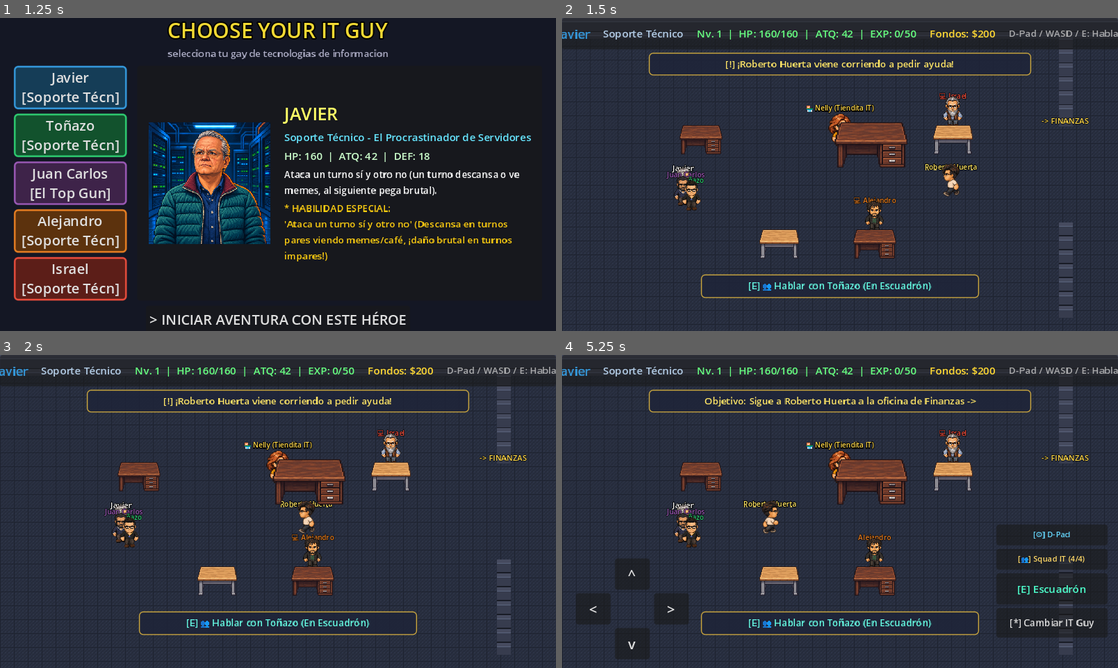
Above: before the commit, frames 1-4 (two rows, left to right).
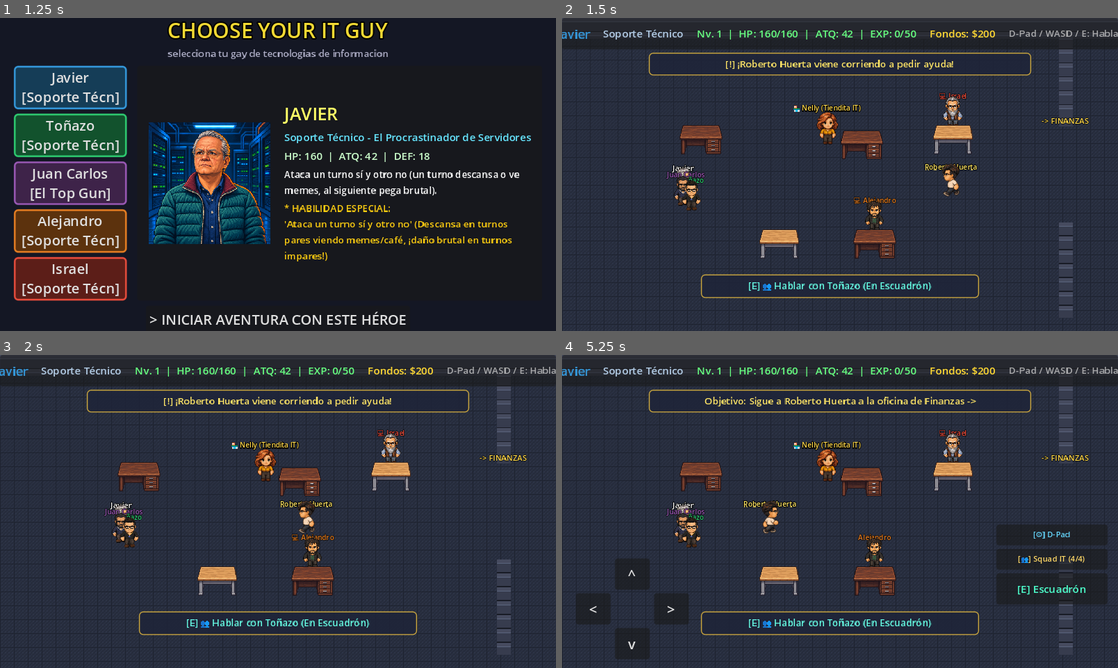
Above: after the commit, the same moments.

Repository: nevalova/it-adventures
Game: Godot game, scene res://scenes/title_screen.tscn
Same seed, same stepped clock (60 frames per second), same inputs: the game is played once before the commit and once after it.
Inputs (mouse positions are in pixels of both pictures, inside the frame that each line leads up to):
- Up to frame 1 (1.25 s): click "▶ INICIAR PARTIDA" at 0.5 s
- Up to frame 2 (1.5 s): click "> INICIAR AVENTURA CON ESTE H…" at 1.25 s
- Up to frame 3 (2 s): no input
- Up to frame 4 (5.25 s): tap Enter (ui_accept) at 2, 2.27, 5 s; move the mouse to (962, 495) at 2.02 s; hold Right (ui_right) 2.03-2.75 s; tap Space at 2.1 s; click (962, 495) at 2.17 s; click "Continuar >" at 2.75 s; click "+ Reclutar" at 3.5 s; click "Guardar y Regresar" at 4.25 s; drag from (728, 527) to (840, 483) at 5.02 s

Frame 1 is identical in both runs. In frame 2, 1.8% of the frame differs, in the area x 41-63%, y 27-48%; in frame 3, 1.8%; in frame 4, 2.6%, in the area x 41-99%, y 27-91%.

Commit message:
fix: corregir spritesheets de NPCs, ajustar mesa de Nelly, renombrar a Personaje Legalmente Seguro, mover dialogo de derrota del dragon a la batalla y quitar boton cambiar it guy

Diff:
--- a/scenes/overworld.tscn
+++ b/scenes/overworld.tscn
@@ -268,8 +268,8 @@
 
 [node name="DeskIT2" type="Sprite2D" parent="EnvironmentProps"]
 texture_filter = 1
-position = Vector2(356, 146)
-scale = Vector2(0.24, 0.22)
+position = Vector2(345, 146)
+scale = Vector2(0.14, 0.14)
 texture = ExtResource("12_desk_office")
 
 [node name="DeskIT3" type="Sprite2D" parent="EnvironmentProps"]
@@ -772,12 +772,12 @@
 
 [node name="Nelly" type="Node2D" parent="."]
 y_sort_enabled = true
-position = Vector2(320, 146)
+position = Vector2(305, 146)
 
 [node name="Sprite2D" type="Sprite2D" parent="Nelly"]
 texture_filter = 1
-position = Vector2(0, -21)
-scale = Vector2(0.52, 0.52)
+position = Vector2(0, -20)
+scale = Vector2(0.48, 0.48)
 texture = ExtResource("18_nelly_spr")
 hframes = 4
 vframes = 12
@@ -972,7 +972,7 @@
 theme_override_colors/font_outline_color = Color(0, 0, 0, 1)
 theme_override_constants/outline_size = 3
 theme_override_font_sizes/font_size = 8
-text = "[!] Director de Redes"
+text = "[!] Personaje Legalmente Seguro"
 horizontal_alignment = 1
 
 [node name="InteractArea" type="Area2D" parent="DirectorCensurado"]
@@ -1273,6 +1273,7 @@
 text = "[E] Hablar"
 
 [node name="SwitchBtn" type="Button" parent="CanvasLayer/HUD/TouchControls/RightBox"]
+visible = false
 custom_minimum_size = Vector2(120, 34)
 layout_mode = 2
 focus_mode = 0
--- a/scripts/battle.gd
+++ b/scripts/battle.gd
@@ -1237,7 +1237,11 @@
 	elif enemy_type_str == "dragon_boss":
 		GameManager.dragon_boss_defeated = true
 		GameManager.player_saved_position = Vector2(1820, 180)
-		set_log("[VICTORIA!] El Señor del Dragón cae hincado exhausto: '¡Maldita sea... no es la última vez que sabrán de mí!...' (+%d EXP, +$%d Presupuesto)" % [exp_gained, coins_reward])
+		set_log("[VICTORIA!] El Señor del Dragón cae hincado exhausto...")
+		await _show_boss_defeat_dialog([
+			"¡Aghhh... Maldita sea!... ¡¿Cómo es posible que unos técnicos de soporte me hayan dejado así?!",
+			"¡No crean que esto se queda así!... ¡No es la última vez que sabrán de mí!... ¡Volveré por lo que es mío y por mi dragón impreso en 3D!"
+		])
 	elif enemy_type_str == "password_boss":
 		GameManager.server_boss_defeated = true
 		GameManager.player_saved_position = Vector2(2560, 180)
@@ -1265,3 +1269,83 @@
 
 func set_log(text: String):
 	log_label.text = text
+
+func _show_boss_defeat_dialog(lines: Array):
+	var overlay = PanelContainer.new()
+	overlay.name = "BossDefeatDialog"
+	overlay.anchor_top = 0.55
+	overlay.anchor_bottom = 0.95
+	overlay.anchor_left = 0.08
+	overlay.anchor_right = 0.92
+
+	var sb = StyleBoxFlat.new()
+	sb.bg_color = Color(0.06, 0.03, 0.08, 0.96)
+	sb.border_color = Color("#e17055")
+	sb.border_width_bottom = 2
+	sb.border_width_top = 2
+	sb.border_width_left = 2
+	sb.border_width_right = 2
+	sb.corner_radius_bottom_left = 6
+	sb.corner_radius_bottom_right = 6
+	sb.corner_radius_top_left = 6
+	sb.corner_radius_top_right = 6
+	overlay.add_theme_stylebox_override("panel", sb)
+
+	var margin = MarginContainer.new()
+	margin.add_theme_constant_override("margin_left", 12)
+	margin.add_theme_constant_override("margin_right", 12)
+	margin.add_theme_constant_override("margin_top", 8)
+	margin.add_theme_constant_override("margin_bottom", 8)
+	overlay.add_child(margin)
+
+	var hbox = HBoxContainer.new()
+	hbox.add_theme_constant_override("separation", 12)
+	margin.add_child(hbox)
+
+	var port = TextureRect.new()
+	port.custom_minimum_size = Vector2(64, 64)
+	port.expand_mode = TextureRect.EXPAND_IGNORE_SIZE
+	port.stretch_mode = TextureRect.STRETCH_KEEP_ASPECT_CENTERED
+	var port_path = "res://assets/characters/dragon_boss_portrait.png"
+	if ResourceLoader.exists(port_path):
+		port.texture = load(port_path)
+	hbox.add_child(port)
+
+	var vbox = VBoxContainer.new()
+	vbox.size_flags_horizontal = Control.SIZE_EXPAND_FILL
+	hbox.add_child(vbox)
+
+	var name_lbl = Label.new()
+	name_lbl.text = "El Señor del Dragón (Hincado)"
+	name_lbl.modulate = Color("#e17055")
+	name_lbl.add_theme_font_size_override("font_size", 12)
+	vbox.add_child(name_lbl)
+
+	var text_lbl = Label.new()
+	text_lbl.autowrap_mode = TextServer.AUTOWRAP_WORD_SMART
+	text_lbl.size_flags_vertical = Control.SIZE_EXPAND_FILL
+	text_lbl.add_theme_font_size_override("font_size", 10)
+	vbox.add_child(text_lbl)
+
+	var btn_next = Button.new()
+	btn_next.text = "Continuar ▶"
+	btn_next.custom_minimum_size = Vector2(90, 22)
+	btn_next.size_flags_horizontal = Control.SIZE_SHRINK_END
+	vbox.add_child(btn_next)
+
+	add_child(overlay)
+
+	for line in lines:
+		text_lbl.text = line
+		set_log("[JEFE HINCADO] " + line)
+		var advance_clicked = false
+		var advance_callable = func(): advance_clicked = true
+		btn_next.pressed.connect(advance_callable)
+		var elapsed = 0.0
+		while not advance_clicked and elapsed < 4.5:
+			await get_tree().process_frame
+			elapsed += get_process_delta_time()
+		if btn_next.pressed.is_connected(advance_callable):
+			btn_next.pressed.disconnect(advance_callable)
+
+	overlay.queue_free()
--- a/scripts/enemy.gd
+++ b/scripts/enemy.gd
@@ -194,9 +194,9 @@
 		sprite.vframes = 12
 		var tex = sprite.texture
 		if tex and tex.get_height() < 1500:
-			sprite.scale = Vector2(0.51, 0.51)
-			sprite.position = Vector2(0, -21)
-			name_tag.position.y = -36.0
+			sprite.scale = Vector2(0.48, 0.48)
+			sprite.position = Vector2(0, -20)
+			name_tag.position.y = -38.0
 		else:
 			sprite.scale = Vector2(0.24, 0.24)
 			sprite.position = Vector2(0, -10)
--- a/scripts/game_manager.gd
+++ b/scripts/game_manager.gd
@@ -129,6 +129,7 @@
 var dragon_boss_cutscene_done: bool = false
 var dragon_boss_fled: bool = false
 var dragon_boss_defeated: bool = false
+var dragon_flee_cutscene_done: bool = false
 var director_cutscene_done: bool = false
 var server_site_cutscene_done: bool = false
 var password_quest_active: bool = false
@@ -237,6 +238,7 @@
 	dragon_boss_cutscene_done = false
 	dragon_boss_fled = false
 	dragon_boss_defeated = false
+	dragon_flee_cutscene_done = false
 	director_cutscene_done = false
 	server_site_cutscene_done = false
 	password_quest_active = false
--- a/scripts/overworld.gd
+++ b/scripts/overworld.gd
@@ -172,6 +172,7 @@
 	_setup_companions()
 	_setup_senor_apoyo()
 
+	btn_switch.visible = false
 	btn_switch.pressed.connect(func():
 		GameManager.change_scene_instant(get_tree(), "res://scenes/character_select.tscn")
 	)
@@ -309,48 +310,64 @@
 		touch_controls.visible = true
 
 		if GameManager.dragon_boss_defeated:
-			# El Señor del Dragón queda hincado en su animación de derrota
-			dragon_boss.visible = true
-			dragon_boss.position = Vector2(1920, 180)
-			dragon_boss_sprite.texture = load("res://assets/characters/dragon_boss_battle_spritesheet.png")
-			dragon_boss_sprite.hframes = 8
-			dragon_boss_sprite.vframes = 8
-			dragon_boss_sprite.frame = 45 # Hincado exhausto
-			dragon_boss_sprite.scale = Vector2(0.35, 0.35)
-			if dragon_boss.has_node("NameTag"):
-				$DragonBoss/NameTag.text = "[!] El Señor del Dragón (Hincado)"
-				$DragonBoss/NameTag.modulate = Color(1.0, 0.5, 0.3)
-
-			director_censurado.visible = true
-			director_censurado.position = Vector2(1780, 180)
-			director_sprite.frame = 2 * 4 + 0 # Mirando a la izquierda hacia el jugador
-
 			enemy_printer.set_collision_layer_value(3, false)
 			enemy_printer_sprite.position = Vector2.ZERO
 			enemy_printer_sprite.modulate = Color(0.55, 0.55, 0.55, 1.0)
 			enemy_printer_nametag.text = "[V] Neutralizada"
 			enemy_printer_nametag.modulate = Color(0.3, 0.9, 0.6, 1.0)
 
-			if GameManager.server_boss_defeated:
-				roberto.visible = true
-				roberto.position = Vector2(1820, 180)
-				roberto_sprite.frame = 6 * 4 + 0
-				btn_demo_modal.visible = true
-				objective_label.text = "[!] ¡Victoria Total! Servidores 100, 245, 189, 122 y 117 conectados. ¡Habla con Roberto!"
-				if has_node("ServerBoss"):
-					server_boss.visible = true
-					server_boss_sprite.modulate = Color(0.4, 0.9, 0.5)
-					server_boss_nametag.text = "[V] Servidor 117 (Desbloqueado)"
-					server_boss_nametag.modulate = Color(0.3, 0.9, 0.5)
-			elif not GameManager.director_cutscene_done:
-				roberto.visible = false
-				player.global_position = Vector2(1850, 180)
-				player.set_facing(Vector2.LEFT)
-				objective_label.text = "[!] El Señor del Dragón ha caído..."
-				_start_post_dragon_dialogue()
+			if not GameManager.dragon_flee_cutscene_done:
+				# Mostrar su sprite chibi huyendo hacia la derecha y luego desaparece
+				dragon_boss.visible = true
+				dragon_boss.position = Vector2(1880, 180)
+				dragon_boss_sprite.texture = load("res://assets/characters/dragon_boss_spritesheet.png")
+				dragon_boss_sprite.hframes = 4
+				dragon_boss_sprite.vframes = 12
+				dragon_boss_sprite.frame = 6 * 4 + 0 # Mirando / corriendo hacia la derecha
+				dragon_boss_sprite.scale = Vector2(0.24, 0.24)
+				if dragon_boss.has_node("NameTag"):
+					$DragonBoss/NameTag.text = "¡Huyendo!"
+					$DragonBoss/NameTag.modulate = Color(1.0, 0.4, 0.3)
+
+				# Personaje Legalmente Seguro aparece para dar el diálogo
+				director_censurado.visible = true
+				director_censurado.position = Vector2(1780, 180)
+				director_sprite.frame = 2 * 4 + 0
+				if director_censurado.has_node("NameTag"):
+					$DirectorCensurado/NameTag.text = "[!] Personaje Legalmente Seguro"
+
+				player.global_position = Vector2(1820, 180)
+				player.set_facing(Vector2.RIGHT)
+				player.can_move = false
+				touch_controls.visible = false
+
+				_start_dragon_boss_flee_sequence()
 			else:
-				roberto.visible = false
-				objective_label.text = "[!] ¡Ve a la Sala de Servidores al este y resuelve el Servidor 117!"
+				# Ya huyó: desaparece permanentemente del overworld
+				dragon_boss.visible = false
+
+				if GameManager.server_boss_defeated:
+					director_censurado.visible = false
+					roberto.visible = true
+					roberto.position = Vector2(1820, 180)
+					roberto_sprite.frame = 6 * 4 + 0
+					btn_demo_modal.visible = true
+					objective_label.text = "[!] ¡Victoria Total! Servidores 100, 245, 189, 122 y 117 conectados. ¡Habla con Roberto!"
+					if has_node("ServerBoss"):
+						server_boss.visible = true
+						server_boss_sprite.modulate = Color(0.4, 0.9, 0.5)
+						server_boss_nametag.text = "[V] Servidor 117 (Desbloqueado)"
+						server_boss_nametag.modulate = Color(0.3, 0.9, 0.5)
+				elif not GameManager.director_cutscene_done:
+					director_censurado.visible = true
+					director_censurado.position = Vector2(1780, 180)
+					director_sprite.frame = 2 * 4 + 0
+					_start_director_incident_dialogue()
+				else:
+					# Personaje Legalmente Seguro ya se fue
+					director_censurado.visible = false
+					roberto.visible = false
+					objective_label.text = "[!] ¡Ve a la Sala de Servidores al este y resuelve el Servidor 117!"
 		elif GameManager.printer_defeated:
 			roberto.visible = false
 			btn_demo_modal.visible = true
@@ -893,38 +910,42 @@
 		touch_controls.visible = true
 	_show_next_in_queue()
 
-func _start_post_dragon_dialogue():
+func _start_dragon_boss_flee_sequence():
 	player.can_move = false
-	var leader = GameManager.get_leader_data()
-	var hero_name = leader["name"]
+	touch_controls.visible = false
+	objective_label.text = "[!] ¡El Señor del Dragón huye despavorido de la oficina!"
+
+	# Animación chibi corriendo hacia la derecha y desapareciendo
+	var tween = create_tween()
+	tween.tween_property(dragon_boss, "position:x", 2250.0, 1.1)
+	tween.tween_callback(func():
+		dragon_boss.visible = false
+		GameManager.dragon_flee_cutscene_done = true
+		_start_director_incident_dialogue()
+	)
+
+func _start_director_incident_dialogue():
+	player.can_move = false
+	touch_controls.visible = false
+	director_censurado.visible = true
+	if director_censurado.has_node("NameTag"):
+		$DirectorCensurado/NameTag.text = "[!] Personaje Legalmente Seguro"
 
 	dialog_queue = [
 		{
-			"speaker": "El Señor del Dragón",
-			"portrait": "res://assets/characters/dragon_boss_portrait.png",
-			"color": Color("#e17055"),
-			"text": "¡Aghhh... Maldita sea!... ¡¿Cómo es posible que unos técnicos de soporte me hayan dejado así?!"
-		},
-		{
-			"speaker": "El Señor del Dragón",
-			"portrait": "res://assets/characters/dragon_boss_portrait.png",
-			"color": Color("#e17055"),
-			"text": "¡No crean que esto se queda así!... ¡No es la última vez que sabrán de mí!... ¡Volveré por lo que es mío y por mi dragón impreso en 3D!"
-		},
-		{
-			"speaker": "Director de Redes",
+			"speaker": "Personaje Legalmente Seguro",
 			"portrait": "res://assets/characters/director_censurado_portrait.png",
 			"color": Color("#fdcb6e"),
 			"text": "¡Muchachos de Sistemas! Necesito conectarme al servidor 100 desde el 245 para poder alcanzar el 189..."
 		},
 		{
-			"speaker": "Director de Redes",
+			"speaker": "Personaje Legalmente Seguro",
 			"portrait": "res://assets/characters/director_censurado_portrait.png",
 			"color": Color("#fdcb6e"),
 			"text": "...¡pero no puedo porque el 122 no da, y nadie se sabe la contraseña del 117!"
 		},
 		{
-			"speaker": "Director de Redes",
+			"speaker": "Personaje Legalmente Seguro",
 			"portrait": "res://assets/characters/director_censurado_portrait.png",
 			"color": Color("#fdcb6e"),
 			"text": "¡Tienen que ir ya mismo a la Sala de Servidores (al este) a resolver el problema del 117 antes de que colapse la red!"
@@ -935,7 +956,16 @@
 		GameManager.director_cutscene_done = true
 		GameManager.password_quest_active = true
 		objective_label.text = "[!] ¡Ve a la Sala de Servidores (al este) y resuelve el Servidor 117!"
-		player.can_move = true
+
+		# Personaje Legalmente Seguro también se va
+		var tween_dir = create_tween()
+		director_sprite.frame = 2 * 4 + 0 # Mirando a la izquierda al irse
+		tween_dir.tween_property(director_censurado, "position:x", director_censurado.position.x - 380.0, 1.0)
+		tween_dir.tween_callback(func():
+			director_censurado.visible = false
+			player.can_move = true
+			touch_controls.visible = true
+		)
 
 	_show_next_in_queue()
 
@@ -1098,7 +1128,7 @@
 	interact_banner.visible = true
 	match id:
 		"director":
-			interact_label.text = "[E] Hablar con Director de Redes"
+			interact_label.text = "[E] Hablar con Personaje Legalmente Seguro"
 			btn_interact.text = "[E] Hablar"
 		"server_boss":
 			if GameManager.server_boss_defeated:
@@ -1176,7 +1206,7 @@
 			if GameManager.server_boss_defeated:
 				dialog_queue = [
 					{
-						"speaker": "Director de Redes",
+						"speaker": "Personaje Legalmente Seguro",
 						"portrait": "res://assets/characters/director_censurado_portrait.png",
 						"color": Color("#fdcb6e"),
 						"text": "¡Excelente trabajo muchachos! Gracias a que resolvieron el Servidor 117, ya podemos alcanzar el 189 conectando desde el 245 al 100 sin problemas con el 122."
@@ -1185,7 +1215,7 @@
 			else:
 				dialog_queue = [
 					{
-						"speaker": "Director de Redes",
+						"speaker": "Personaje Legalmente Seguro",
 						"portrait": "res://assets/characters/director_censurado_portrait.png",
 						"color": Color("#fdcb6e"),
 						"text": "¡Rápido muchachos! Necesito conectarme al servidor 100 desde el 245 para alcanzar el 189, pero el 122 no da y falta la clave del 117. ¡Vayan a la Sala de Servidores al este!"
@@ -1217,7 +1247,7 @@
 						"speaker": "Roberto Huerta",
 						"portrait": "res://assets/characters/roberto_huerta_portrait.png",
 						"color": Color("#0984e3"),
-						"text": "¡Corre a la Sala de Servidores al este, %s! ¡Apóyale al Director de Redes con el Servidor 117!" % hero_name
+						"text": "¡Corre a la Sala de Servidores al este, %s! ¡Apóyale a Personaje Legalmente Seguro con el Servidor 117!" % hero_name
 					}
 				]
 				on_dialog_closed_callback = func():
Binary file changed: assets/characters/npc_coleta_spritesheet.png
Binary file changed: assets/characters/npc_curly_spritesheet.png
Binary file changed: assets/characters/npc_ejecutivo_spritesheet.png
Binary file changed: assets/characters/npc_pelirroja_spritesheet.png
Binary file changed: assets/characters/npc_techlead_spritesheet.png
Binary file changed: assets/characters/npc_veterano_spritesheet.png
